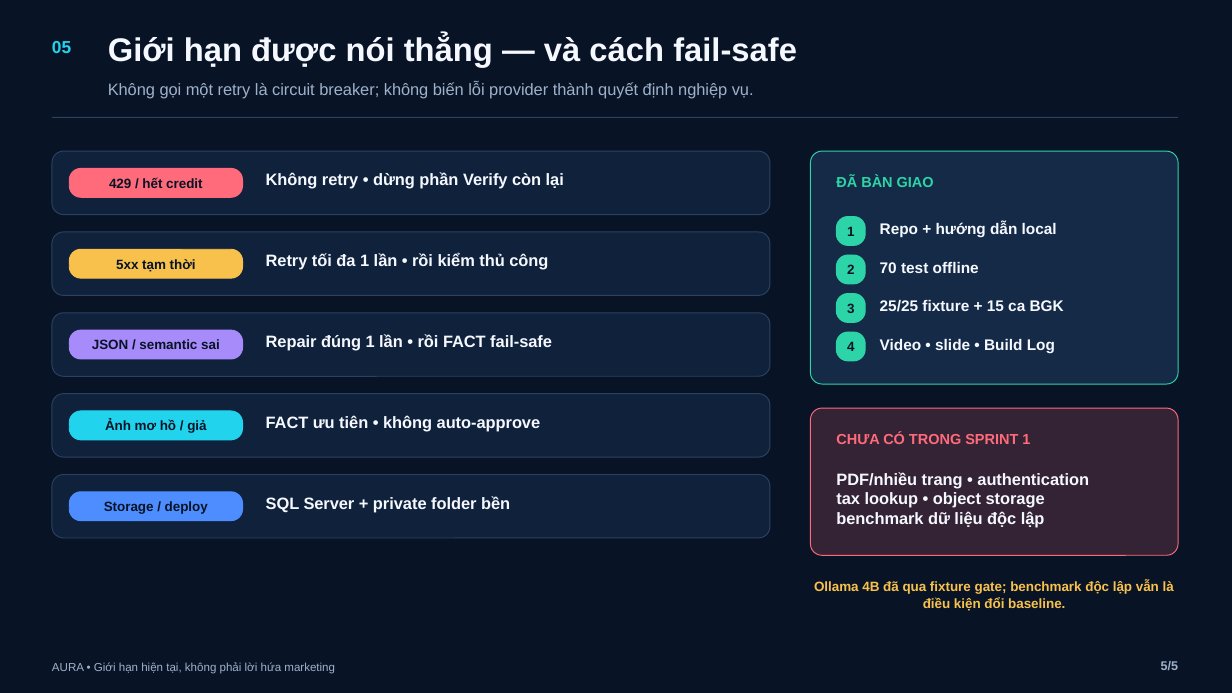
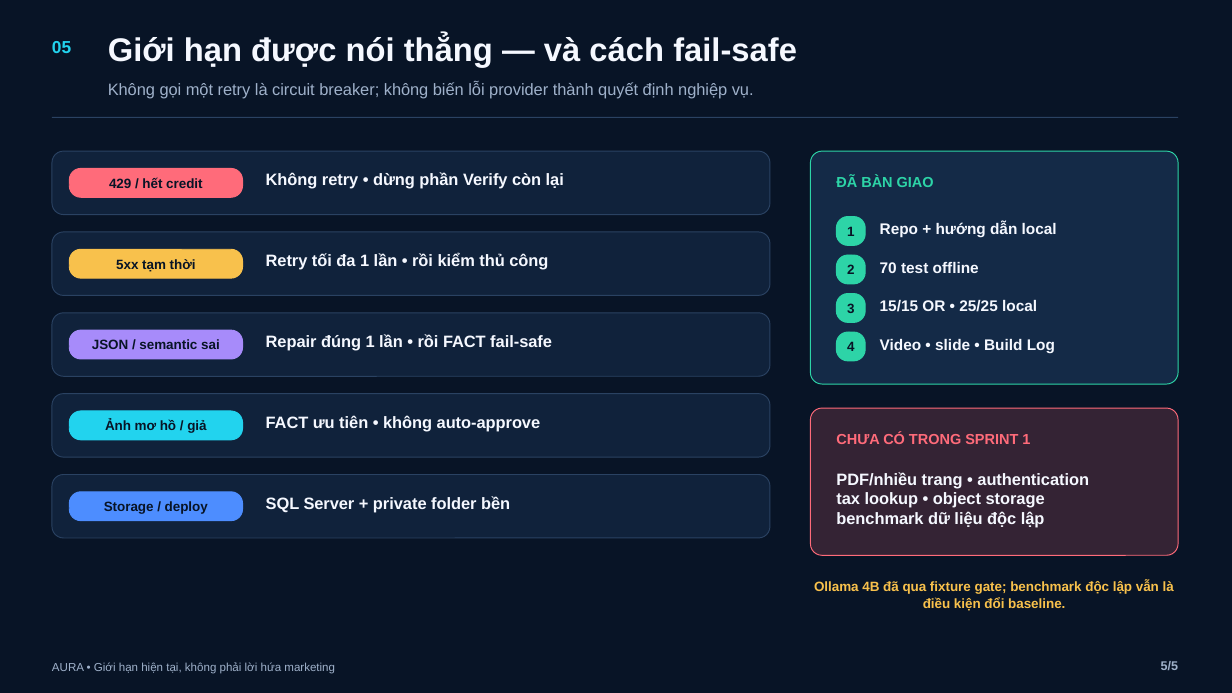
Before and after one commit to BondPhuPhamzZ/AURA, a slide deck: slide 5 of AURA/submission/AURA_5_SLIDES.pptx. Drawn at 1232x693 pixels with LibreOffice and Linux fonts; fonts in the diff are those of the drawing. Boxes give left, top, right and bottom in pixels: in the first picture for what was removed or moved away, otherwise in the second. Text is boxed around its words. In the diff, an @@ line names an element or a change of style, - is before the commit and + after.

```diff
--- a/AURA/submission/AURA_5_SLIDES.pptx
+++ b/AURA/submission/AURA_5_SLIDES.pptx
@@ text at [880, 300, 1037, 312]: text changed @@
-25/25 fixture + 15 ca BGK
+15/15 OR • 25/25 local
```
Also in this commit, not shown: 1 other slide changed, 12 other files.
